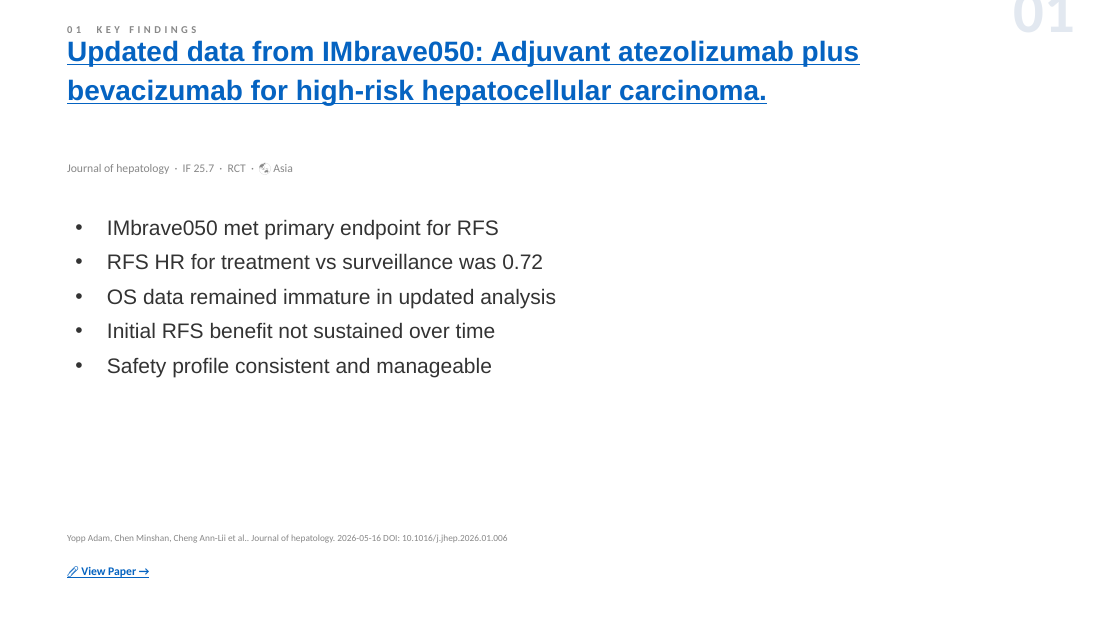
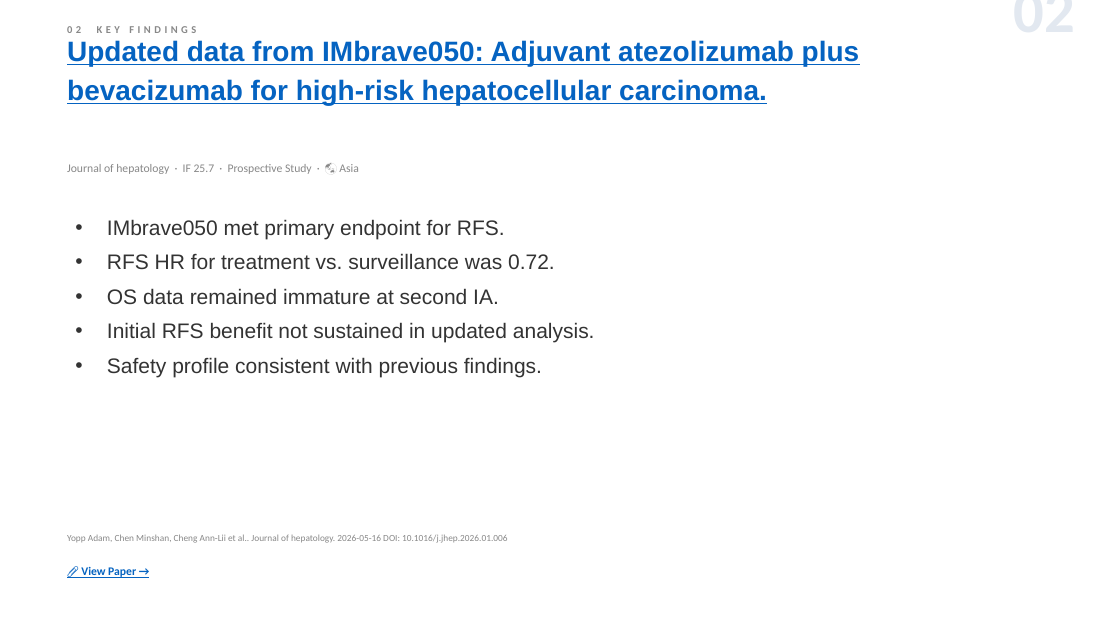
Before and after one commit to jejenhu-maker/hcc-weekly-digest, a slide deck: slide 4 of docs/digest-en.pptx (slide 3 before the commit). Drawn at 1120x630 pixels with LibreOffice and Linux fonts; fonts in the diff are those of the drawing. Boxes give left, top, right and bottom in pixels: in the first picture for what was removed or moved away, otherwise in the second. Text is boxed around its words. In the diff, an @@ line names an element or a change of style, - is before the commit and + after.

```diff
--- a/docs/digest-en.pptx
+++ b/docs/digest-en.pptx
@@ text at (840, 8, 1075, 8): text changed @@
-01
+02
@@ text at (67, 164, 359, 174): text changed @@
-Journal of hepatology · IF 25.7 · RCT · 🌏 Asia
+Journal of hepatology · IF 25.7 · Prospective Study · 🌏 Asia
@@ text at (107, 219, 595, 377): text changed @@
-• IMbrave050 met primary endpoint for RFS
-• RFS HR for treatment vs surveillance was 0.72
-• OS data remained immature in updated analysis
-• Initial RFS benefit not sustained over time
-• Safety profile consistent and manageable
+• IMbrave050 met primary endpoint for RFS.
+• RFS HR for treatment vs. surveillance was 0.72.
+• OS data remained immature at second IA.
+• Initial RFS benefit not sustained in updated analysis.
+• Safety profile consistent with previous findings.
```
Also in this commit, not shown: 11 other slides changed, 2 slides added, 2 slides removed, 2 other files.
